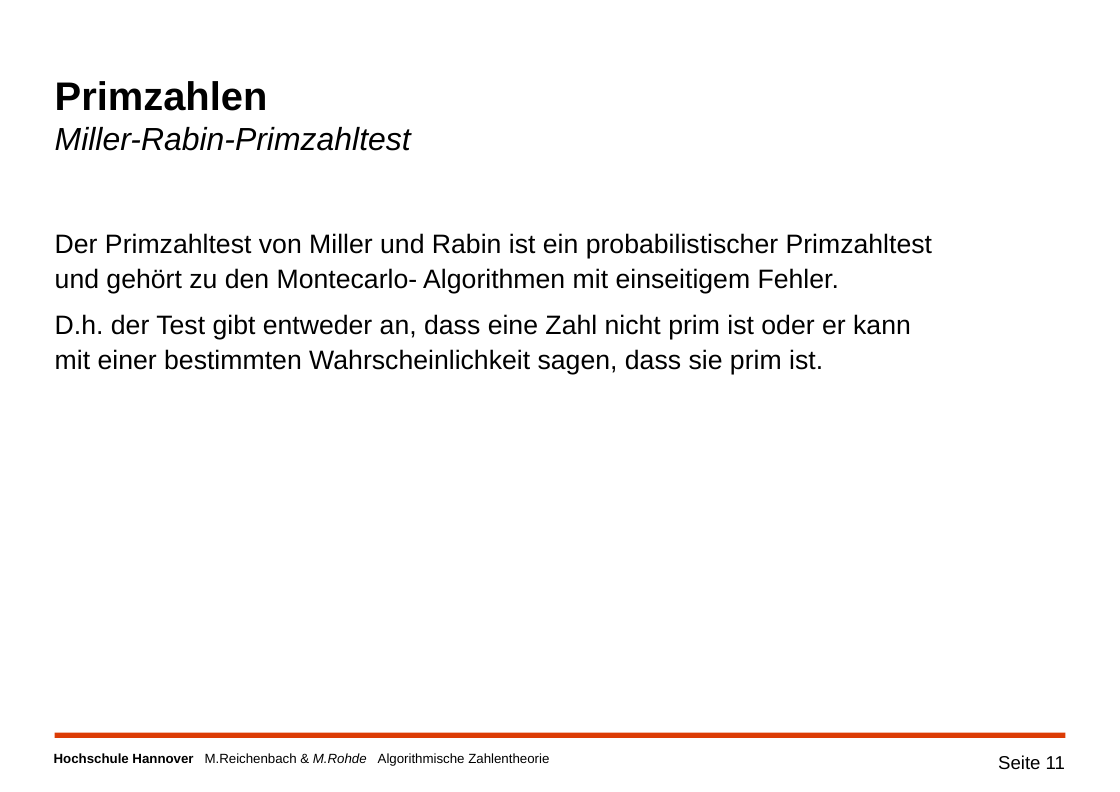
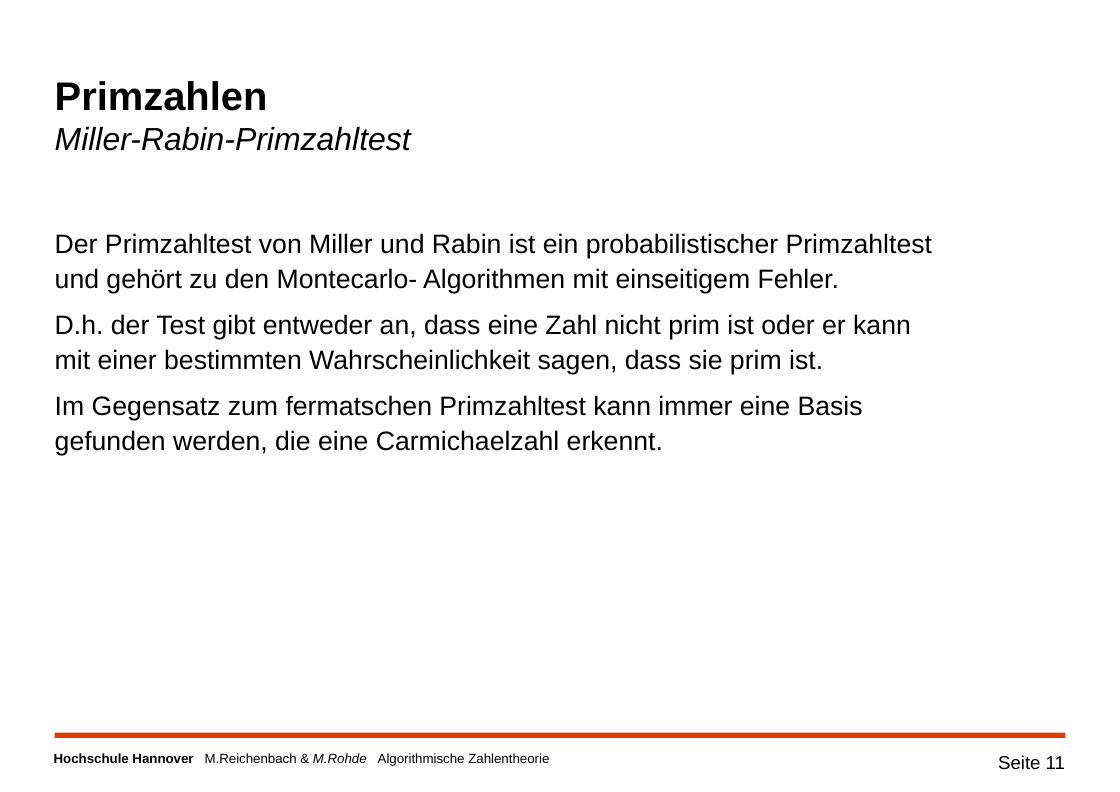
Before and after one commit to MReichenbach/SeminarAK, a slide deck: slide 11 of vortrag/Algorithmische Zahlentheorie Präsentation v.0.5 .pptx. Drawn at 1120x792 pixels with LibreOffice and Linux fonts; fonts in the diff are those of the drawing; background and template pictures are left out. Boxes give left, top, right and bottom in pixels: in the first picture for what was removed or moved away, otherwise in the second. Text is boxed around its words. In the diff, an @@ line names an element or a change of style, - is before the commit and + after.

```diff
--- a/vortrag/Algorithmische Zahlentheorie Präsentation v.0.5 .pptx
+++ b/vortrag/Algorithmische Zahlentheorie Präsentation v.0.5 .pptx
@@ text at [55, 395, 863, 455]: paragraph added @@
+Im Gegensatz zum fermatschen Primzahltest kann immer eine Basis gefunden werden, die eine Carmichaelzahl erkennt.
```
Also in this commit, not shown: 1 other slide changed, 3 slides added, 1 other file.
